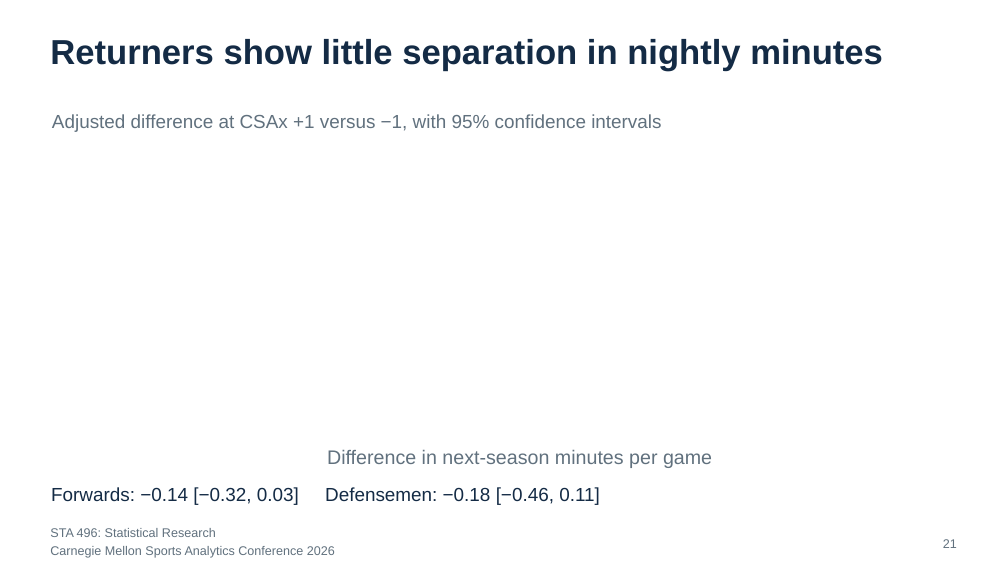
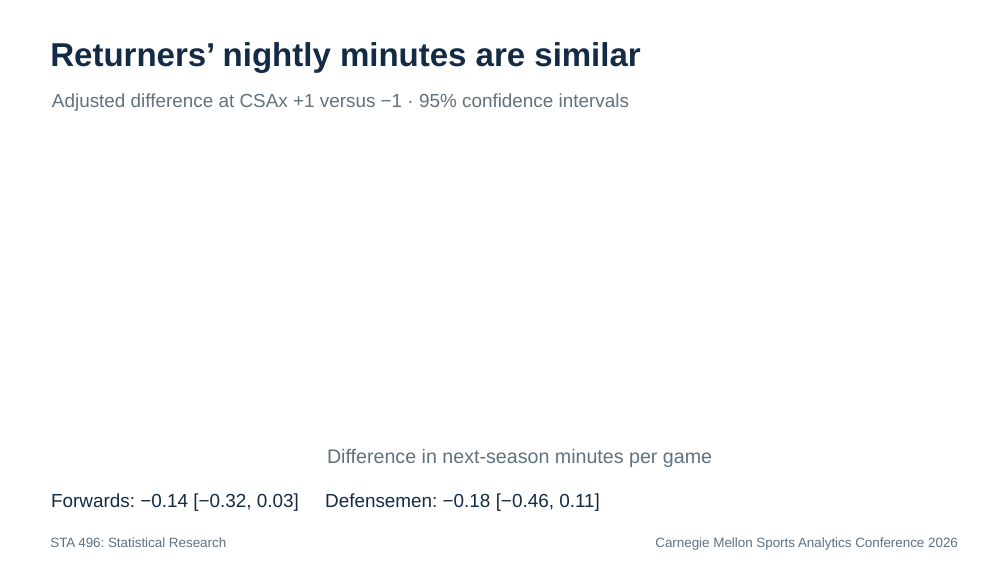
Before and after one commit to RentoSaijo/CSAx_STA496, a slide deck: slide 36 of reports/presentation.pptx (slide 21 before the commit). Drawn at 1008x567 pixels with LibreOffice and Linux fonts; fonts in the diff are those of the drawing. Boxes give left, top, right and bottom in pixels: in the first picture for what was removed or moved away, otherwise in the second. Text is boxed around its words. In the diff, an @@ line names an element or a change of style, - is before the commit and + after.

```diff
--- a/reports/presentation.pptx
+++ b/reports/presentation.pptx
@@ text at (50,42,640,72): text changed; size 33 to 31.5 pt @@
-Returners show little separation in nightly minutes
+Returners’ nightly minutes are similar
@@ text at (52,93,629,111): text changed @@
-Adjusted difference at CSAx +1 versus −1, with 95% confidence intervals
+Adjusted difference at CSAx +1 versus −1 · 95% confidence intervals
@@ text "Forwards: −0.14 [−0.32, 0.03] Defensemen: ...": place and size @@
-text "Forwards: −0.14 [−0.32, 0.03] Defensemen: ..." at (51,487,600,505)
+text "Forwards: −0.14 [−0.32, 0.03] Defensemen: ..." at (51,493,600,511)
@@ text "STA 496: Statistical Research": place and size @@
-text "STA 496: Statistical Research" at (50,528,216,537)
+text "STA 496: Statistical Research" at (50,537,226,547)
@@ text "STA 496: Statistical Research" at (50,537,226,547): size 12 to 12.8 pt @@
@@ text "Carnegie Mellon Sports Analytics Conference ...": place and size @@
-text "Carnegie Mellon Sports Analytics Conference ..." at (50,546,335,558)
+text "Carnegie Mellon Sports Analytics Conference ..." at (655,537,958,550)
@@ text "Carnegie Mellon Sports Analytics Conference ..." at (655,537,958,550): size 12 to 12.8 pt; alignment left to right @@
@@ text removed at (943,539,957,548) @@
-21
```
Also in this commit, not shown: 20 other slides changed, 24 slides added, 9 slides removed, 1 other file.
